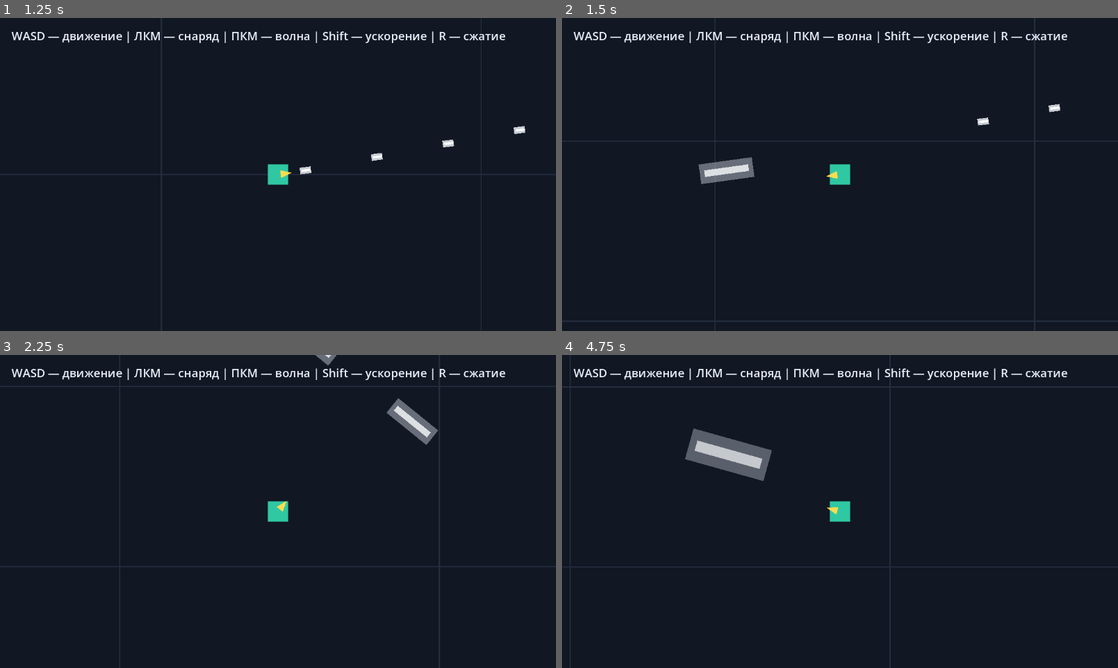
Above: before the commit, frames 1-4 (two rows, left to right).
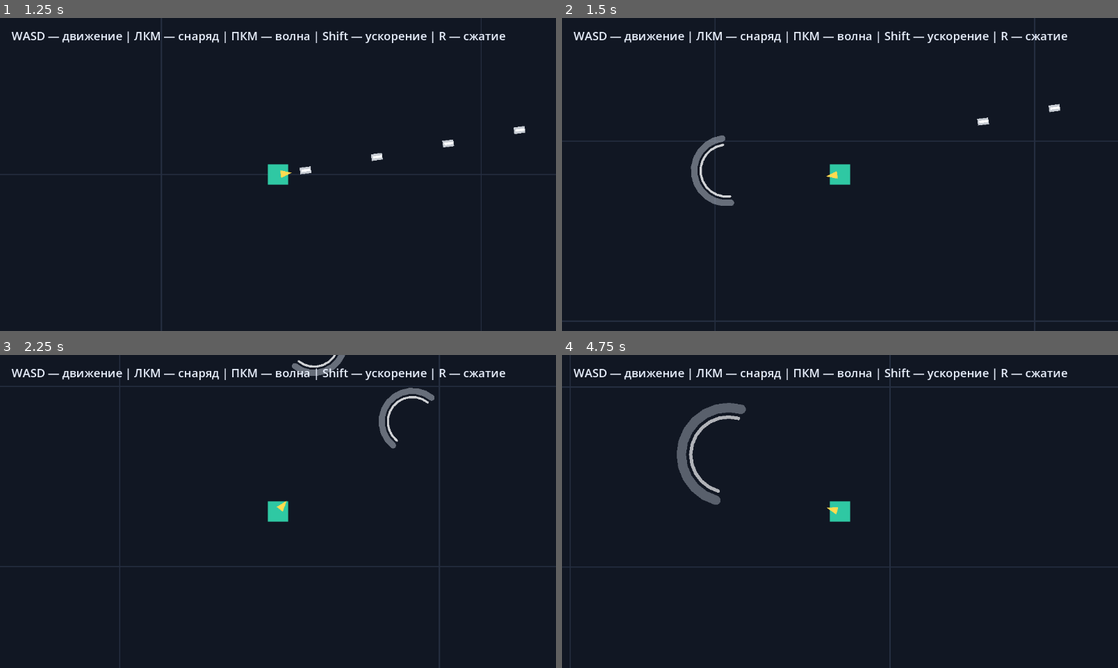
Above: after the commit, the same moments.

Repository: JLichiNus/Nelvar
Game: Godot game, scene res://test_world.tscn
Two runs of this game, one before a commit and one after it. Both use one fixed random seed, a clock stepped at 60 frames per second and the inputs below.
Inputs (mouse positions are in pixels of both pictures, inside the frame that each line leads up to):
- Up to frame 1 (1.25 s): tap Enter at 0.5 s; move the mouse to (400, 158) at 0.52 s; press the mouse at (400, 158) at 0.53 s; hold D (move_right) from 0.53 s (still down)
- Up to frame 2 (1.5 s): move the mouse to (728, 190) at 1.27 s; release D (move_right) at 1.28 s; release the mouse at (728, 190) at 1.28 s; hold S (move_down) from 1.28 s (still down); right-click (728, 190) at 1.35 s
- Up to frame 3 (2.25 s): move the mouse to (333, 442) at 2.02 s; release S (move_down) at 2.03 s; hold D (move_right) from 2.03 s (still down); tap R (special_compression) at 2.1 s
- Up to frame 4 (4.75 s): move the mouse to (812, 574) at 2.77 s; release D (move_right) at 2.78 s; hold W (move_up) 2.78-3.53 s; tap Shift (speed_boost) at 2.85 s; tap Space at 3.5 s; move the mouse to (1006, 558) at 3.52 s; press the mouse at (1006, 558) at 3.53 s; hold A (move_left) from 3.53 s (still down); move the mouse to (673, 464) at 4.27 s; release the mouse at (673, 464) at 4.28 s; right-click (673, 464) at 4.35 s

Frame 1 is identical in both runs. In frame 2, 1.1% of the frame differs, in the area x 23-35%, y 37-60%; in frame 3, 1.3%; in frame 4, 2.5%, in the area x 20-38%, y 15-48%.

Commit message:
wave attack improved

Diff:
--- a/attacks/wind_wave/wind_wave.gd
+++ b/attacks/wind_wave/wind_wave.gd
@@ -4,8 +4,8 @@
 @export var travel_distance: float = 360.0
 @export var duration: float = 0.55
 @export var fade_duration: float = 0.20
-@export var start_size := Vector2(70.0, 24.0)
-@export var end_size := Vector2(180.0, 72.0)
+@export var start_size := Vector2(70.0, 70.0)
+@export var end_size := Vector2(180.0, 180.0)
 @export var damage: float = 8.0
 @export var knockback_force: float = 550.0
 
@@ -27,6 +27,9 @@
 	if launch_direction.length_squared() > 0.0001:
 		direction = launch_direction.normalized()
 	rotation = direction.angle()
+	scale = Vector2.ONE
+	modulate.a = 1.0
+	_hit_targets.clear()
 	monitoring = collision_enabled
 	monitorable = collision_enabled
 
@@ -37,7 +40,12 @@
 		origin + direction * travel_distance,
 		duration
 	).set_trans(Tween.TRANS_QUAD).set_ease(Tween.EASE_OUT)
-	tween.tween_property(self, "scale", end_size / start_size, duration)
+	tween.tween_property(
+		self,
+		"scale",
+		end_size / start_size,
+		duration
+	).set_trans(Tween.TRANS_QUAD).set_ease(Tween.EASE_OUT)
 	tween.tween_property(
 		self,
 		"modulate:a",
--- a/attacks/wind_wave/wind_wave.tscn
+++ b/attacks/wind_wave/wind_wave.tscn
@@ -1,9 +1,6 @@
-[gd_scene load_steps=3 format=3]
+[gd_scene load_steps=2 format=3]
 
 [ext_resource type="Script" path="res://attacks/wind_wave/wind_wave.gd" id="1_script"]
-
-[sub_resource type="RectangleShape2D" id="RectangleShape2D_wave"]
-size = Vector2(70, 24)
 
 [node name="WindWave" type="Area2D"]
 collision_layer = 4
@@ -12,13 +9,23 @@
 monitorable = false
 script = ExtResource("1_script")
 
-[node name="Body" type="Polygon2D" parent="."]
-polygon = PackedVector2Array(-35, -12, 35, -12, 35, 12, -35, 12)
-color = Color(0.682353, 0.713726, 0.760784, 0.55)
+[node name="Body" type="Line2D" parent="."]
+points = PackedVector2Array(0, -35, 9.06, -33.81, 17.5, -30.31, 24.75, -24.75, 30.31, -17.5, 33.81, -9.06, 35, 0, 33.81, 9.06, 30.31, 17.5, 24.75, 24.75, 17.5, 30.31, 9.06, 33.81, 0, 35)
+width = 7.0
+default_color = Color(0.682353, 0.713726, 0.760784, 0.55)
+begin_cap_mode = 2
+end_cap_mode = 2
+joint_mode = 2
+antialiased = true
 
-[node name="Core" type="Polygon2D" parent="."]
-polygon = PackedVector2Array(-29, -4, 29, -4, 29, 4, -29, 4)
-color = Color(0.952941, 0.956863, 0.964706, 0.85)
+[node name="Core" type="Line2D" parent="."]
+points = PackedVector2Array(0, -28, 7.25, -27.05, 14, -24.25, 19.8, -19.8, 24.25, -14, 27.05, -7.25, 28, 0, 27.05, 7.25, 24.25, 14, 19.8, 19.8, 14, 24.25, 7.25, 27.05, 0, 28)
+width = 2.5
+default_color = Color(0.952941, 0.956863, 0.964706, 0.85)
+begin_cap_mode = 2
+end_cap_mode = 2
+joint_mode = 2
+antialiased = true
 
-[node name="CollisionShape2D" type="CollisionShape2D" parent="."]
-shape = SubResource("RectangleShape2D_wave")
+[node name="CollisionPolygon2D" type="CollisionPolygon2D" parent="."]
+polygon = PackedVector2Array(0, -35, 9.06, -33.81, 17.5, -30.31, 24.75, -24.75, 30.31, -17.5, 33.81, -9.06, 35, 0, 33.81, 9.06, 30.31, 17.5, 24.75, 24.75, 17.5, 30.31, 9.06, 33.81, 0, 35)
